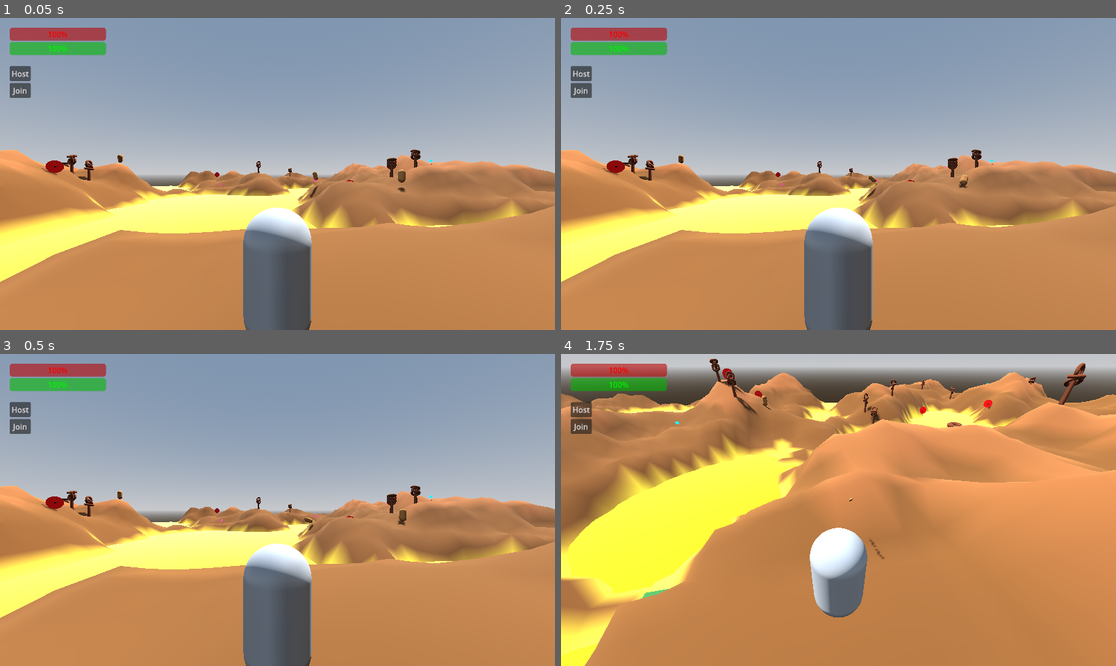
Above: before the commit, frames 1-4 (two rows, left to right).
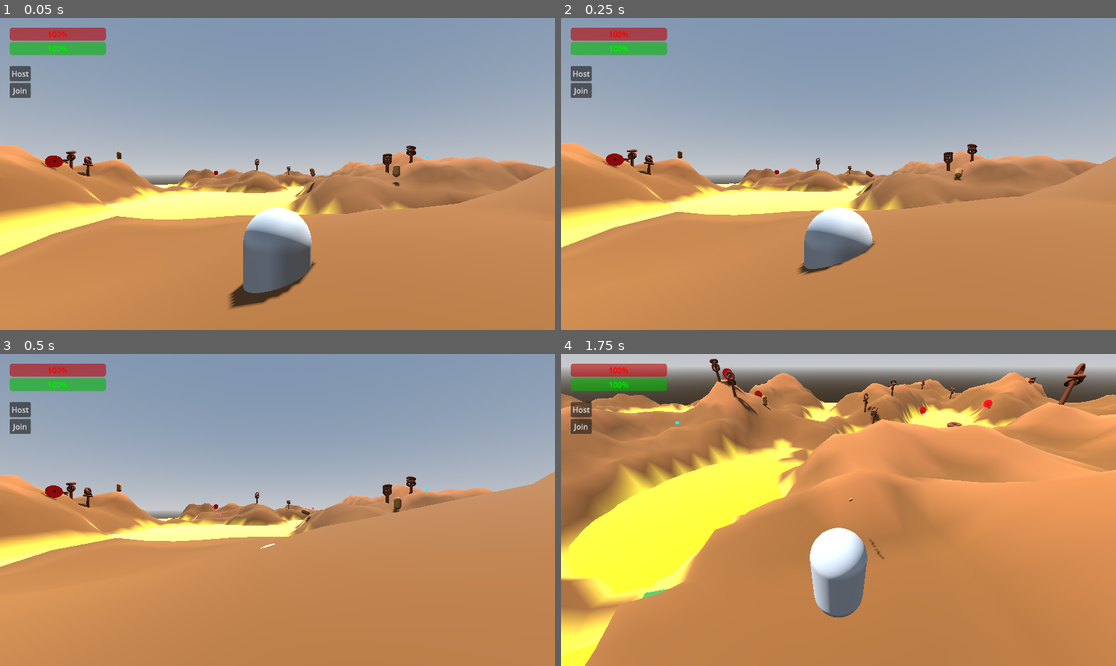
Above: after the commit, the same moments.

Repository: travist89/SpearMan
Game: Godot game, scene res://World.tscn
The game is run twice, just before and just after one commit, with the same random seed, the same clock (stepped at 60 frames per second) and the same inputs. The project has no main scene, so this scene is started directly.
Inputs (mouse positions are in pixels of both pictures, inside the frame that each line leads up to):
- Up to frame 1 (0.05 s): no input
- Up to frame 2 (0.25 s): no input
- Up to frame 3 (0.5 s): no input
- Up to frame 4 (1.75 s): click "Host" at 0.5 s; move the mouse to (866, 510) at 1.27 s; press the mouse at (866, 510) at 1.28 s; hold Up (ui_up) from 1.28 s (still down)

The runs differ from the first frame. In frame 1, 12% of the frame differs, in the area x 0-100%, y 40-100%; in frame 2, 15%; in frame 3, 20%, in the area x 0-100%, y 37-100%; in frame 4, nothing differs.

Commit message:
Update Enemies: Added HP system and new Big Legged Enemy variant

Diff:
--- /dev/null
+++ b/BigEnemy.gd
@@ -0,0 +1,60 @@
+extends "res://Enemy.gd"
+
+func _ready():
+	# Higher stats for Big Enemy
+	max_health = 100.0
+	health = 100.0
+	speed = 2.5 # Slower but tougher
+	damage = 40
+	scale = Vector3(2, 2, 2) # Larger
+
+	super._ready()
+
+	if multiplayer.is_server():
+		create_legs()
+
+func create_legs():
+	for i in range(4):
+		var leg = MeshInstance3D.new()
+		var leg_mesh = CylinderMesh.new()
+		leg_mesh.top_radius = 0.1
+		leg_mesh.bottom_radius = 0.1
+		leg_mesh.height = 1.5
+		leg.mesh = leg_mesh
+
+		var mat = StandardMaterial3D.new()
+		mat.albedo_color = Color(0.2, 0.2, 0.2)
+		leg.material_override = mat
+
+		add_child(leg)
+
+		# Position legs at corners
+		var angle = (PI/2) * i + (PI/4)
+		leg.position = Vector3(cos(angle) * 0.4, -0.5, sin(angle) * 0.4)
+		leg.rotation.z = deg_to_rad(15) if cos(angle) > 0 else deg_to_rad(-15)
+
+		# Give legs their own MultiplayerSynchronizer?
+		# No, as children of the Enemy they will move with it.
+		# But to be safe, since they are added at runtime, they won't be in the scene for clients.
+		# I should make BigEnemy a separate Scene or use an RPC to create legs on clients.
+		# Let's use an RPC.
+		create_legs_on_clients.rpc()
+
+@rpc("call_local")
+func create_legs_on_clients():
+	if has_node("Leg0"): return # Already created
+
+	for i in range(4):
+		var leg = MeshInstance3D.new()
+		leg.name = "Leg" + str(i)
+		var leg_mesh = CylinderMesh.new()
+		leg_mesh.top_radius = 0.1
+		leg_mesh.bottom_radius = 0.1
+		leg_mesh.height = 1.5
+		leg.mesh = leg_mesh
+		var mat = StandardMaterial3D.new()
+		mat.albedo_color = Color(0.2, 0.2, 0.2)
+		leg.material_override = mat
+		add_child(leg)
+		var angle = (PI/2) * i + (PI/4)
+		leg.position = Vector3(cos(angle) * 0.4, -0.5, sin(angle) * 0.4)
--- a/Enemy.gd
+++ b/Enemy.gd
@@ -1,8 +1,11 @@
 extends CharacterBody3D
 
-var speed = 4.0
-var detection_radius = 15.0
-var damage = 20
+@export var speed = 4.0
+@export var detection_radius = 15.0
+@export var damage = 20
+@export var max_health = 30.0 # Increased from default
+@export var health = 30.0
+
 var gravity = ProjectSettings.get_setting("physics/3d/default_gravity")
 
 var player = null
@@ -11,18 +14,21 @@
 var wander_timer = 0.0
 
 func _ready():
-	# Only server runs AI logic
 	if not multiplayer.is_server():
 		set_physics_process(false)
 		return
 
+func take_damage(amount):
+	if not multiplayer.is_server(): return
+	health -= amount
+	if health <= 0:
+		explode.rpc()
+
 func find_nearest_player():
 	var nearest = null
 	var min_dist = INF
-	# Assume players are children of World and named with IDs or in a group
-	# Or just iterate all CharacterBody3D that are players
 	for node in get_parent().get_children():
-		if node is CharacterBody3D and node.name.is_valid_int(): # Simple check for player ID names
+		if node is CharacterBody3D and node.name.is_valid_int():
 			var dist = global_position.distance_to(node.global_position)
 			if dist < min_dist:
 				min_dist = dist
@@ -30,7 +36,6 @@
 	return nearest
 
 func _physics_process(delta):
-	# Gravity
 	if not is_on_floor():
 		velocity.y -= gravity * delta
 
@@ -45,7 +50,7 @@
 
 	if state == "chase" and player:
 		var direction = (player.global_position - global_position).normalized()
-		direction.y = 0 # Keep movement on ground plane
+		direction.y = 0
 		velocity.x = direction.x * speed
 		velocity.z = direction.z * speed
 
@@ -57,12 +62,11 @@
 		wander_timer -= delta
 		if wander_timer <= 0:
 			wander_timer = randf_range(2.0, 5.0)
-			# Pick a random point nearby
 			var random_dir = Vector3(randf_range(-1, 1), 0, randf_range(-1, 1)).normalized()
 			wander_target = global_position + random_dir * 10.0
 
 		var direction = (wander_target - global_position).normalized()
-		velocity.x = direction.x * speed * 0.5 # Slower wander
+		velocity.x = direction.x * speed * 0.5
 		velocity.z = direction.z * speed * 0.5
 
 		if velocity.length() > 0.1:
@@ -70,26 +74,20 @@
 
 	move_and_slide()
 
-	# Handle Collision with Player
 	for i in range(get_slide_collision_count()):
 		var collision = get_slide_collision(i)
 		var body = collision.get_collider()
-		if body.name == "Player" or body.has_method("take_damage"):
-			if body.has_method("take_damage"):
-				body.take_damage(damage * delta) # Continuous damage or needs cooldown?
-				# Let's do a simple knockback or just damage per frame (dangerous if high fps)
-				# 20 damage * delta means 20 damage per second. That's reasonable.
+		if body.has_method("take_damage") and body.name.is_valid_int():
+			body.take_damage(damage * delta)
 
 @rpc("any_peer", "call_local", "reliable")
 func explode():
-	# Called by Spear via RPC
 	print("Enemy Exploded!")
 	spawn_particles()
 	queue_free()
 
 func spawn_particles():
 	var particles = CPUParticles3D.new()
-	# Add to root or world so it doesn't get deleted with enemy
 	get_tree().root.add_child(particles)
 	particles.global_position = global_position
 
@@ -106,7 +104,7 @@
 	particles.scale_amount_max = 1.5
 
 	var mat = StandardMaterial3D.new()
-	mat.albedo_color = Color(1, 0, 0) # Red Blood/Explosion
+	mat.albedo_color = Color(1, 0, 0)
 	mat.emission_enabled = true
 	mat.emission = Color(0.5, 0, 0)
 
@@ -115,7 +113,6 @@
 	mesh.material = mat
 	particles.mesh = mesh
 
-	# Auto cleanup particles
 	await get_tree().create_timer(1.0).timeout
 	if is_instance_valid(particles):
 		particles.queue_free()
--- a/Spear.gd
+++ b/Spear.gd
@@ -13,7 +13,12 @@
 	# Only server handles collisions and game logic
 	if not multiplayer.is_server(): return
 
-	# Check if we hit a target
+	# Check if we hit an enemy or target
+	if body.has_method("take_damage") and not body.name.is_valid_int():
+		body.take_damage(damage)
+		queue_free()
+		return
+
 	if body.has_method("explode"):
 		# Trigger RPC so all clients see explosion and delete the object
 		body.explode.rpc()
@@ -24,8 +29,5 @@
 	# Simple logic to stick the spear into objects
 	if body is StaticBody3D or body is CSGShape3D:
 		freeze = true
-		# Optionally reparent to stick to moving objects
-		# but for now we just freeze physics
 		set_deferred("freeze", true)
-		# Disable collision to prevent further interaction
 		$CollisionShape3D.set_deferred("disabled", true)
--- a/World.gd
+++ b/World.gd
@@ -12,9 +12,9 @@
 # Environment
 var noise = FastNoiseLite.new()
 var terrain_size = 200.0
-var terrain_height = 15.0 # Increased height for more variety
+var terrain_height = 15.0
 var terrain_resolution = 100
-var lake_level = -2.0 # Height at which "mustard" appears
+var lake_level = -2.0
 
 func _ready():
 	# Networking Spawner
@@ -81,7 +81,7 @@
 	var player = player_scene.instantiate()
 	player.name = str(id)
 	add_child(player)
-	player.position = Vector3(0, 15, 0) # Spawn higher
+	player.position = Vector3(0, 15, 0)
 
 	if has_node("Player"):
 		$Player.queue_free()
@@ -92,7 +92,7 @@
 
 	if multiplayer.is_server():
 		scatter_targets(30)
-		scatter_enemies(15)
+		scatter_enemies(12, 5) # 12 small, 5 big
 		scatter_collectibles(20)
 		scatter_pretzel_trees(60)
 
@@ -104,21 +104,16 @@
 		for x in range(terrain_resolution + 1):
 			var percent_x = float(x) / terrain_resolution
 			var percent_z = float(z) / terrain_resolution
-
 			var world_x = (percent_x - 0.5) * terrain_size
 			var world_z = (percent_z - 0.5) * terrain_size
 			var y = noise.get_noise_2d(world_x, world_z) * terrain_height
-
-			# Flatten spawn area
 			if abs(world_x) < 10 and abs(world_z) < 10:
-				y = lerp(y, 2.0, 0.8) # Keep it slightly above water
-
-			var color = Color(0.4, 0.25, 0.1) # Bread/Crust brown
+				y = lerp(y, 2.0, 0.8)
+			var color = Color(0.4, 0.25, 0.1)
 			if y < lake_level + 0.5:
-				color = Color(0.8, 0.7, 0.2) # Saturated yellow for "sandy mustard" edges
+				color = Color(0.8, 0.7, 0.2)
 			elif y > 5.0:
-				color = Color(0.5, 0.3, 0.15) # Darker crust
-
+				color = Color(0.5, 0.3, 0.15)
 			st.set_color(color)
 			st.set_uv(Vector2(percent_x, percent_z))
 			st.add_vertex(Vector3(world_x, y, world_z))
@@ -135,18 +130,15 @@
 
 	st.generate_normals()
 	var mesh = st.commit()
-
 	var terrain = StaticBody3D.new()
 	terrain.name = "Terrain"
 	add_child(terrain)
-
 	var mesh_inst = MeshInstance3D.new()
 	mesh_inst.mesh = mesh
 	var mat = StandardMaterial3D.new()
 	mat.vertex_color_use_as_albedo = true
 	mesh_inst.material_override = mat
 	terrain.add_child(mesh_inst)
-
 	var col = CollisionShape3D.new()
 	col.shape = mesh.create_trimesh_shape()
 	terrain.add_child(col)
@@ -154,29 +146,24 @@
 func create_mustard_lakes():
 	var lake_mesh = PlaneMesh.new()
 	lake_mesh.size = Vector2(terrain_size, terrain_size)
-
 	var lake_inst = MeshInstance3D.new()
 	lake_inst.mesh = lake_mesh
 	lake_inst.position.y = lake_level
-
 	var mat = StandardMaterial3D.new()
-	mat.albedo_color = Color(0.9, 0.8, 0.0) # Bright Mustard Yellow
-	mat.roughness = 0.1 # Shiny
+	mat.albedo_color = Color(0.9, 0.8, 0.0)
+	mat.roughness = 0.1
 	mat.emission_enabled = true
-	mat.emission = Color(0.2, 0.15, 0) # Subtle glow
+	mat.emission = Color(0.2, 0.15, 0)
 	lake_inst.material_override = mat
-
 	add_child(lake_inst)
 
 func scatter_pretzel_trees(count):
 	for i in range(count):
 		var x = randf_range(-terrain_size/2 * 0.9, terrain_size/2 * 0.9)
 		var z = randf_range(-terrain_size/2 * 0.9, terrain_size/2 * 0.9)
-
 		var y = noise.get_noise_2d(x, z) * terrain_height
 		if y < lake_level + 1.0 or (abs(x) < 12 and abs(z) < 12):
-			continue # Don't spawn in mustard or at start
-
+			continue
 		create_pretzel_tree_at(Vector3(x, y, z))
 
 func create_pretzel_tree_at(pos):
@@ -184,22 +171,17 @@
 	tree.name = "PretzelTree"
 	add_child(tree)
 	tree.position = pos
-
-	# Trunk (Pretzel Stick)
 	var trunk = MeshInstance3D.new()
 	var trunk_mesh = CylinderMesh.new()
 	trunk_mesh.top_radius = 0.2
 	trunk_mesh.bottom_radius = 0.3
 	trunk_mesh.height = 3.0
 	trunk.mesh = trunk_mesh
-
 	var trunk_mat = StandardMaterial3D.new()
-	trunk_mat.albedo_color = Color(0.4, 0.2, 0.1) # Dark brown pretzel
+	trunk_mat.albedo_color = Color(0.4, 0.2, 0.1)
 	trunk.material_override = trunk_mat
 	trunk.position.y = 1.5
 	tree.add_child(trunk)
-
-	# Pretzel "Leaves" (Torus shape or twisted loops)
 	for i in range(3):
 		var loop = MeshInstance3D.new()
 		var loop_mesh = TorusMesh.new()
@@ -211,17 +193,14 @@
 		loop.rotation.x = randf_range(0, PI)
 		loop.rotation.y = randf_range(0, PI)
 		tree.add_child(loop)
-
-		# Salt Grains
 		for j in range(5):
 			var salt = MeshInstance3D.new()
 			var salt_mesh = BoxMesh.new()
 			salt_mesh.size = Vector3(0.1, 0.1, 0.1)
 			salt.mesh = salt_mesh
 			var salt_mat = StandardMaterial3D.new()
-			salt_mat.albedo_color = Color(1, 1, 1) # White salt
+			salt_mat.albedo_color = Color(1, 1, 1)
 			salt.material_override = salt_mat
-
 			var angle = randf_range(0, TAU)
 			var radius = 0.7
 			salt.position = Vector3(cos(angle)*radius, 0, sin(angle)*radius)
@@ -242,16 +221,28 @@
 	target.look_at(Vector3(0, pos.y, 0), Vector3.UP)
 	target.rotate_object_local(Vector3.RIGHT, deg_to_rad(90))
 
-func scatter_enemies(count):
-	for i in range(count):
-		var x = randf_range(-terrain_size/2 * 0.9, terrain_size/2 * 0.9)
-		var z = randf_range(-terrain_size/2 * 0.9, terrain_size/2 * 0.9)
-		var y = noise.get_noise_2d(x, z) * terrain_height
-		if y < lake_level: continue
-		create_enemy_at(Vector3(x, y + 1.0, z))
-
-func create_enemy_at(pos):
+func scatter_enemies(small_count, big_count):
+	for i in range(small_count):
+		var x = randf_range(-terrain_size/2 * 0.9, terrain_size/2 * 0.9)
+		var z = randf_range(-terrain_size/2 * 0.9, terrain_size/2 * 0.9)
+		var y = noise.get_noise_2d(x, z) * terrain_height
+		if y < lake_level: continue
+		create_enemy_at(Vector3(x, y + 1.0, z), false)
+
+	for i in range(big_count):
+		var x = randf_range(-terrain_size/2 * 0.9, terrain_size/2 * 0.9)
+		var z = randf_range(-terrain_size/2 * 0.9, terrain_size/2 * 0.9)
+		var y = noise.get_noise_2d(x, z) * terrain_height
+		if y < lake_level: continue
+		create_enemy_at(Vector3(x, y + 2.0, z), true)
+
+func create_enemy_at(pos, is_big):
 	var enemy = enemy_scene.instantiate()
+	if is_big:
+		# Attach BigEnemy script dynamically or swap scene?
+		# Swapping script is easier if structure is same.
+		enemy.set_script(load("res://BigEnemy.gd"))
+		enemy.name = "BigEnemy"
 	add_child(enemy)
 	enemy.position = pos
 
